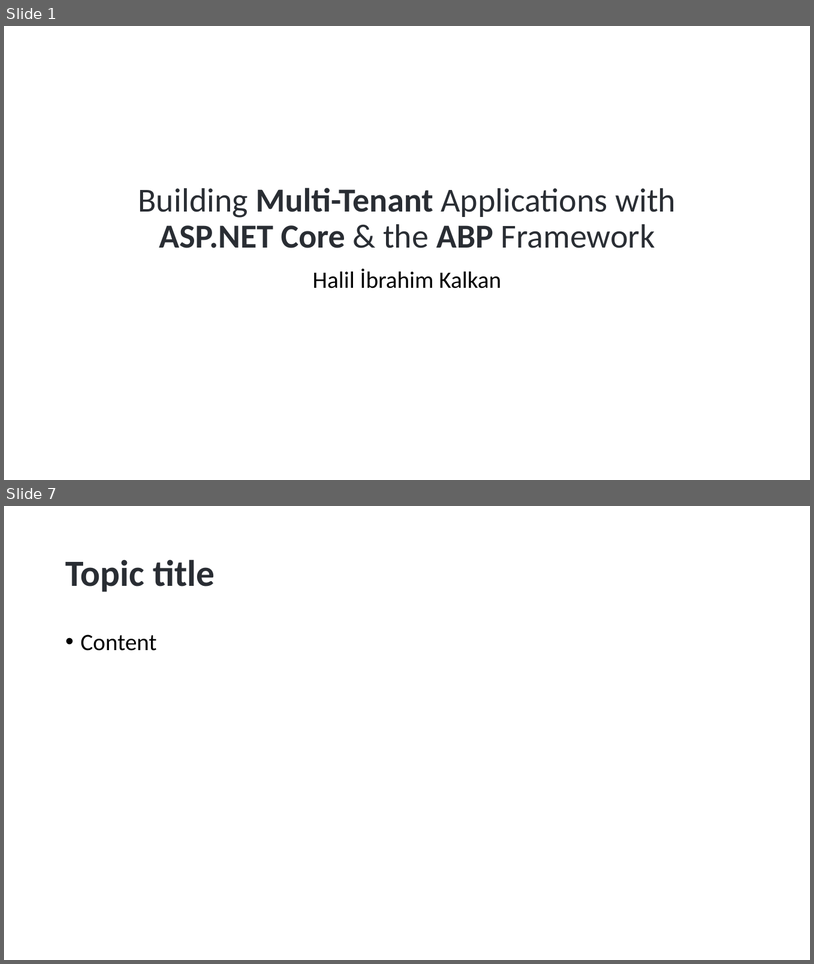
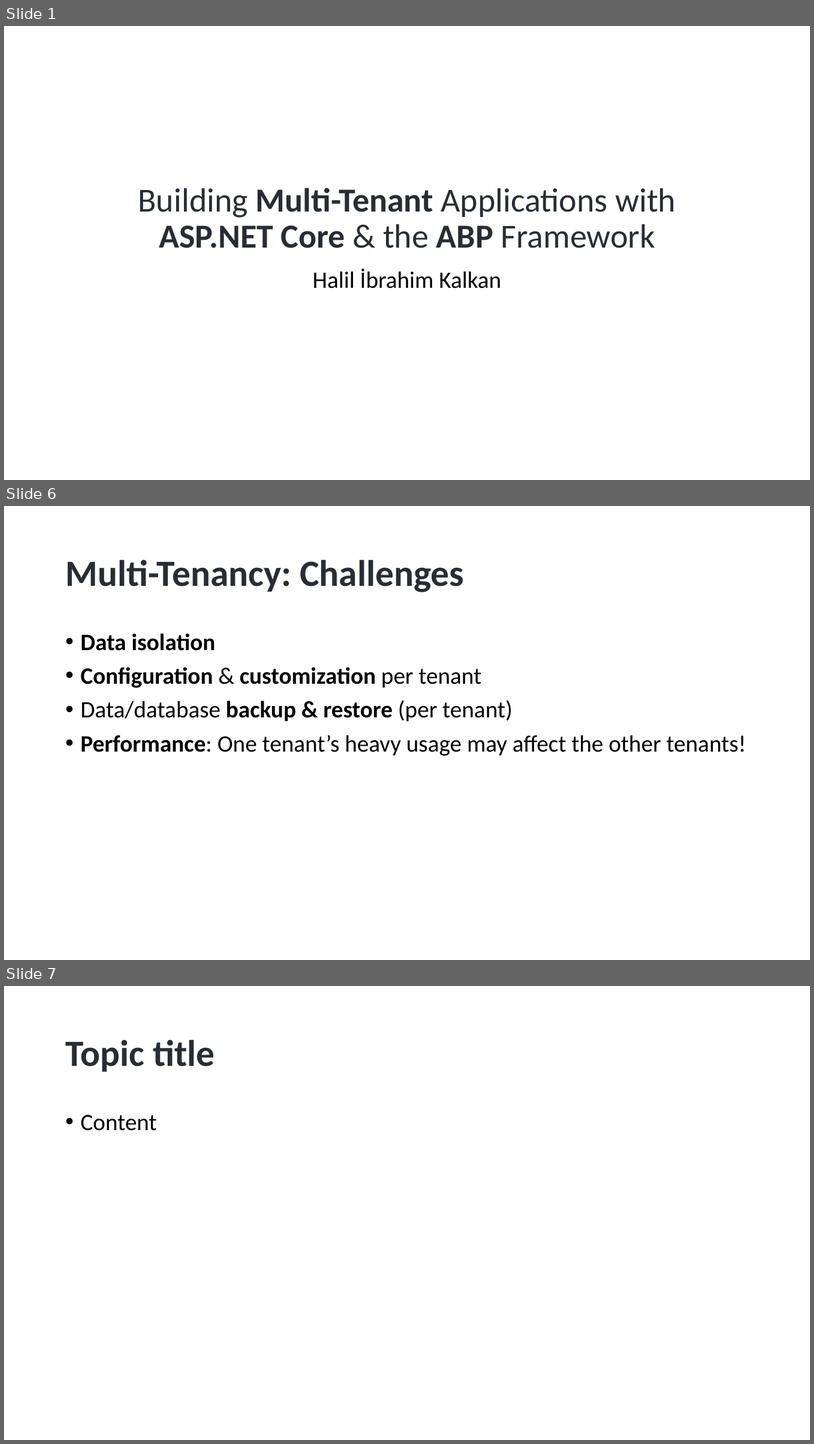
Before and after one commit to hikalkan/presentations, a slide deck: 2023-01-17 Dotnet Foundation Summit 2023/ABP Multi-Tenancy.pptx. Shown one above the other, each under a label of ours: slides 1 and 7 before the commit, slides 1, 6 and 7 after it; the slides between them are not shown. The pictures are 814x964 and 814x1444 pixels, drawn with LibreOffice and Linux fonts; fonts in the diff are those of the drawing; background and template pictures are left out. Boxes give left, top, right and bottom in pixels: in the first picture for what was removed or moved away, otherwise in the second. Text is boxed around its words. In the diff, an @@ line names an element or a change of style, - is before the commit and + after.

```diff
--- a/2023-01-17 Dotnet Foundation Summit 2023/ABP Multi-Tenancy.pptx
+++ b/2023-01-17 Dotnet Foundation Summit 2023/ABP Multi-Tenancy.pptx
@@ slide 6 added at (4, 506, 810, 960), background picture (left out) @@
@@ title added at (65, 559, 464, 592), 44 pt, text #292D33, bold @@
+Multi-Tenancy: Challenges
@@ text added at (81, 633, 747, 756), 28 pt, text #000000 @@
+• Data isolation
+• Configuration & customization per tenant
+• Data/database backup & restore (per tenant)
+• Performance: One tenant’s heavy usage may affect the other tenants!
```
Also in this commit, not shown: 2 slides changed, 2 other slides added, 3 slides removed.
